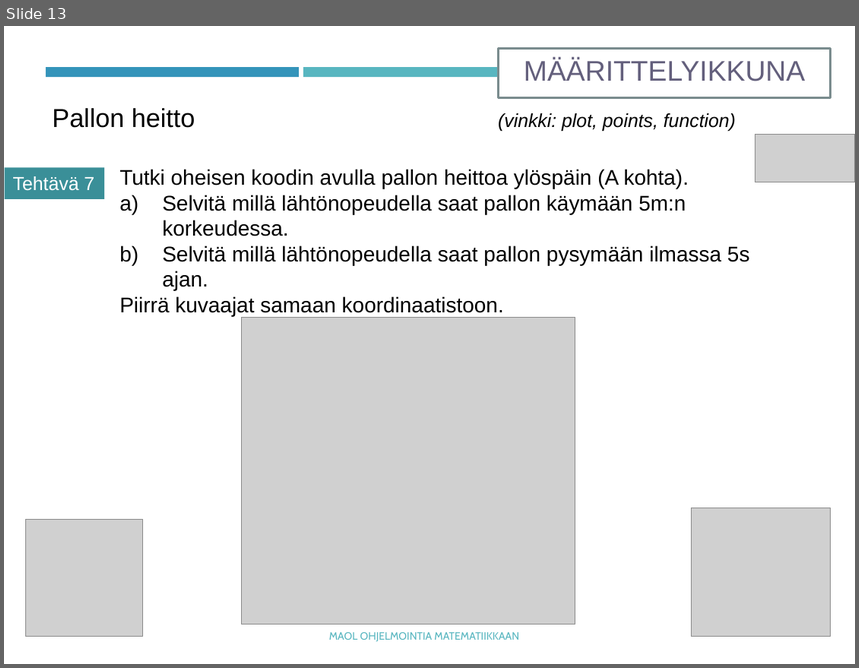
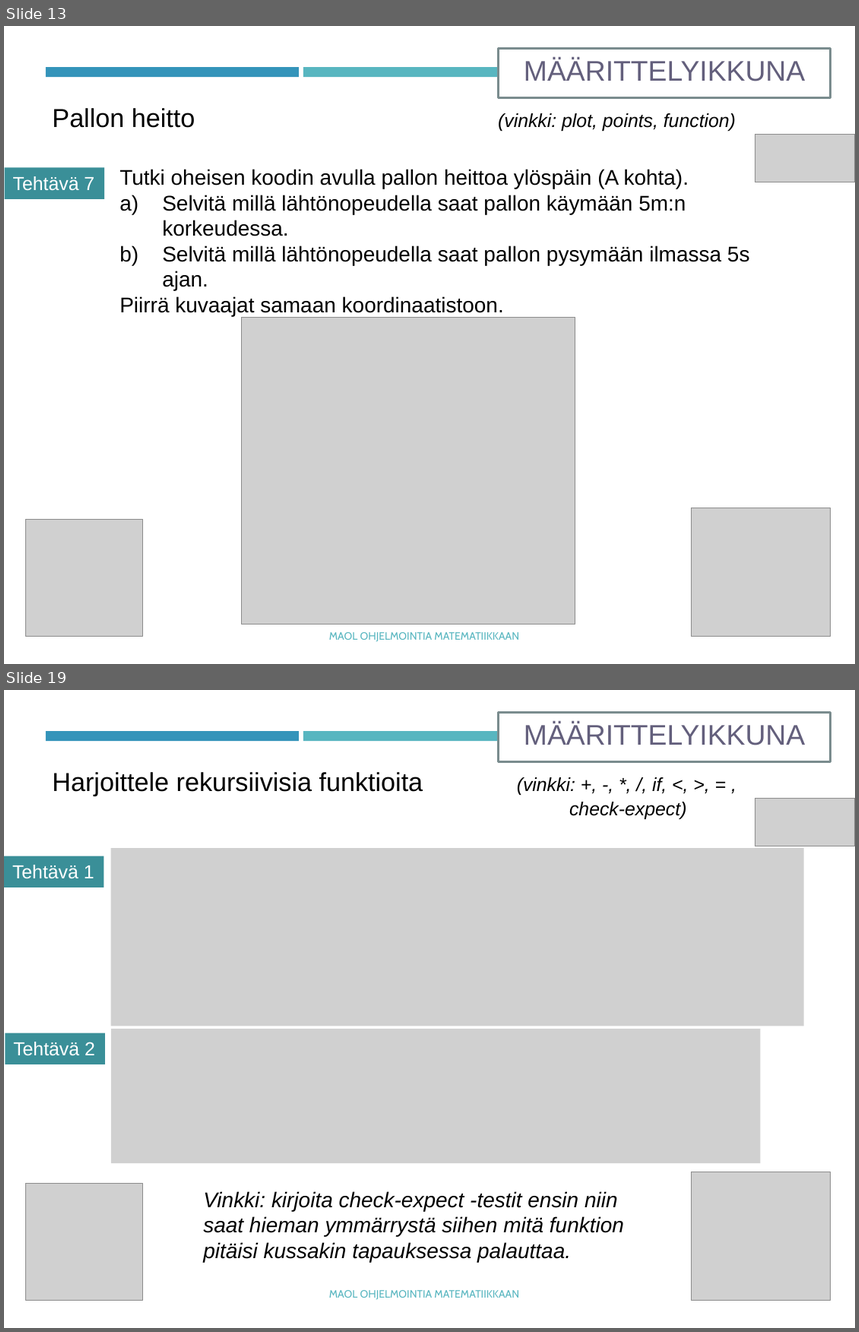
Before and after one commit to tyynetyyne/tyynetyyne.github.io, a slide deck: tehtavat/tiedostot/maol/power_point/Racket-MAOL-9-funktiot.pptx. Shown one above the other, each under a label of ours: slide 13 before the commit, slides 13 and 19 after it; the slides between them are not shown. The pictures are 859x668 and 859x1332 pixels, drawn with LibreOffice and Linux fonts; fonts in the diff are those of the drawing; grey boxes stand for pictures. Boxes give left, top, right and bottom in pixels: in the first picture for what was removed or moved away, otherwise in the second. Text is boxed around its words. In the diff, an @@ line names an element or a change of style, - is before the commit and + after.

```diff
--- a/tehtavat/tiedostot/maol/power_point/Racket-MAOL-9-funktiot.pptx
+++ b/tehtavat/tiedostot/maol/power_point/Racket-MAOL-9-funktiot.pptx
@@ slide 19 added at (4,690,855,1328), background #FFFFFF; not listed: 2 template elements that a slide beside it also shows @@
@@ rectangle added at (499,712,831,761), fill #FFFFFF, outline #7A8C8E 1.75 pt, 24 pt, text #635F7C @@
+MÄÄRITTELYIKKUNA
@@ text added at (52,772,686,819), 16 pt, text #000000, italic @@
+Harjoittele rekursiivisia funktioita (vinkki: +, -, *, /, if, <, >, = ,
+check-expect)
@@ picture added at (755,798,855,846) @@
@@ picture added at (111,848,804,1026) @@
@@ rectangle added at (4,856,104,888), fill #3A8F98, 16 pt, text #FFFFFF @@
+Tehtävä 1
@@ picture added at (111,1029,761,1163) @@
@@ rectangle added at (5,1033,104,1065), fill #3A8F98, 16 pt, text #FFFFFF @@
+Tehtävä 2
@@ picture added at (26,1184,143,1300) @@
@@ picture added at (692,1173,832,1301) @@
@@ text added at (203,1192,624,1262), 18 pt, text #000000, italic @@
+Vinkki: kirjoita check-expect -testit ensin niin
+saat hieman ymmärrystä siihen mitä funktion pitäisi kussakin tapauksessa palauttaa.
@@ text added at (329,1290,519,1300), 9 pt, text #58B6C0 @@
+MAOL OHJELMOINTIA MATEMATIIKKAAN
```
Also in this commit, not shown: 1 slide changed, 11 other slides added, 5 other files.
